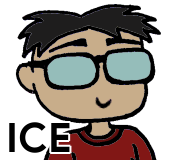
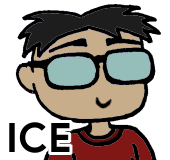
Revision of a layered 170×160 image; what changed, layer by layer:
painted on "Layer #1" over [46, 120, 73, 155]
